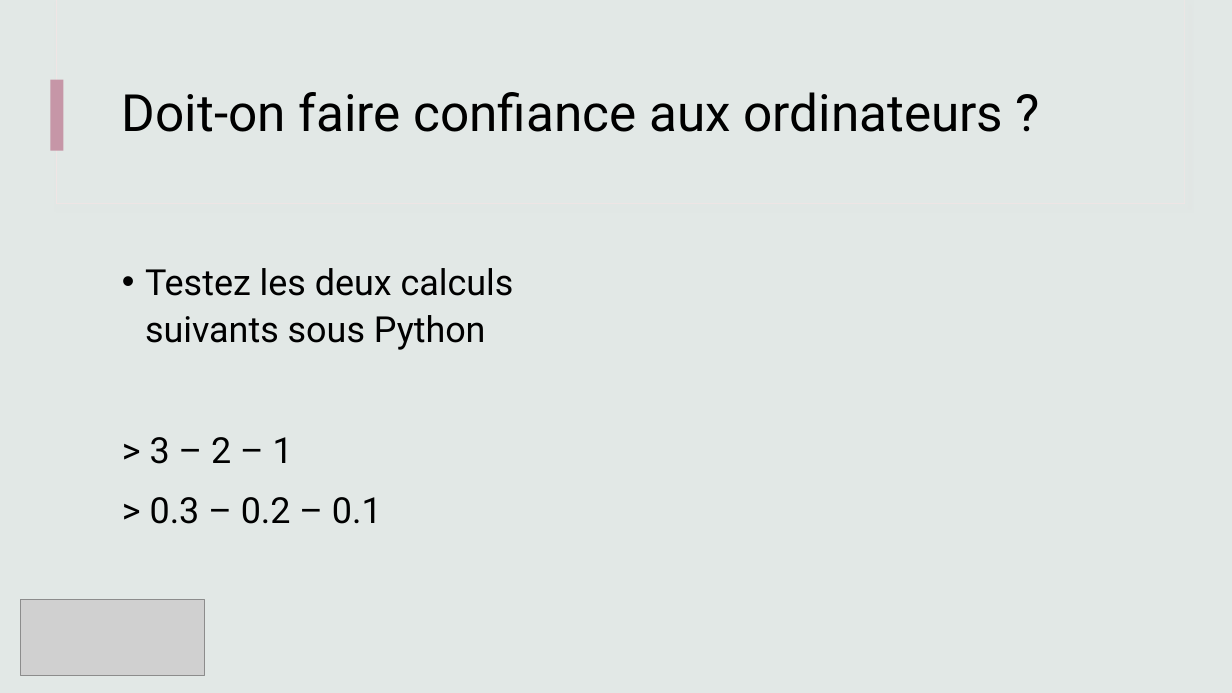
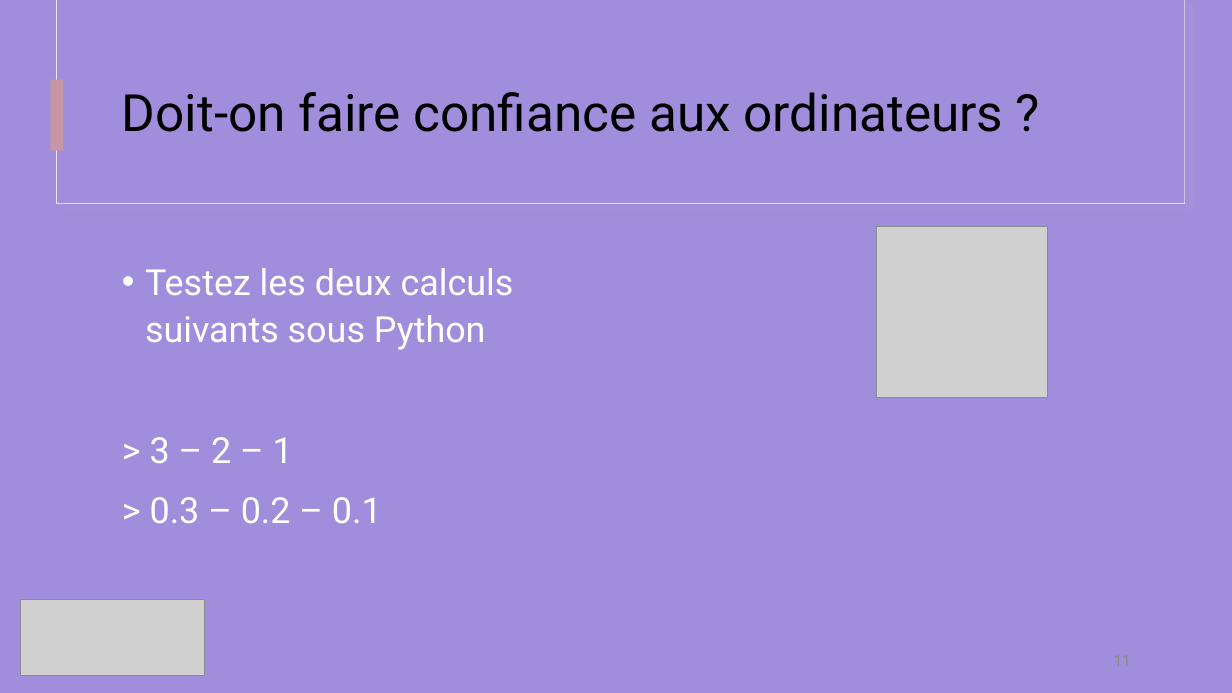
Before and after one commit to IOGS-Digital-Methods/semester-5, a slide deck: slide 11 of s5_outils_numeriques/b1_outils_numeriques/seance1_demistifier_python/B1_1_Demystifier_Python.pptx (slide 10 before the commit). Drawn at 1232x693 pixels with LibreOffice and Linux fonts; fonts in the diff are those of the drawing; grey boxes stand for pictures. Boxes give left, top, right and bottom in pixels: in the first picture for what was removed or moved away, otherwise in the second. Text is boxed around its words. In the diff, an @@ line names an element or a change of style, - is before the commit and + after.

```diff
--- a/s5_outils_numeriques/b1_outils_numeriques/seance1_demistifier_python/B1_1_Demystifier_Python.pptx
+++ b/s5_outils_numeriques/b1_outils_numeriques/seance1_demistifier_python/B1_1_Demystifier_Python.pptx
@@ background #E2E8E6 to #A08DDB @@
@@ rectangle at box(56, 0, 1185, 204): fill #E2E8E6 to #A08DDB @@
@@ rectangle at box(57, 0, 1185, 203): fill #E2E8E6 to #A08DDB @@
@@ picture added at box(877, 226, 1048, 397) @@
@@ text "Testez les deux calculs suivants ..." at box(145, 268, 514, 523): text colour #000000 to #FFFFFF @@
```
Also in this commit, not shown: 12 other slides changed, 4 slides added, 19 other files.
